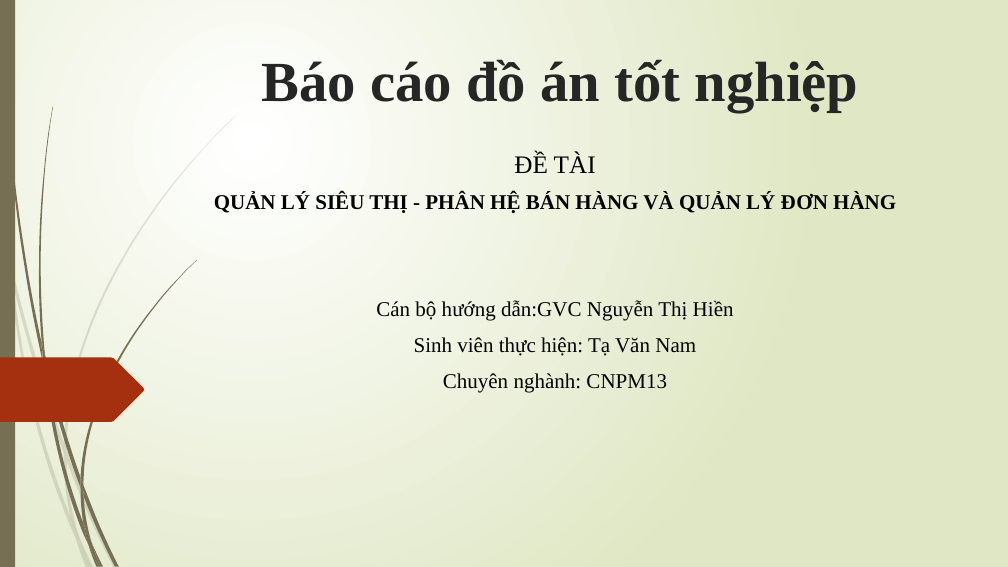
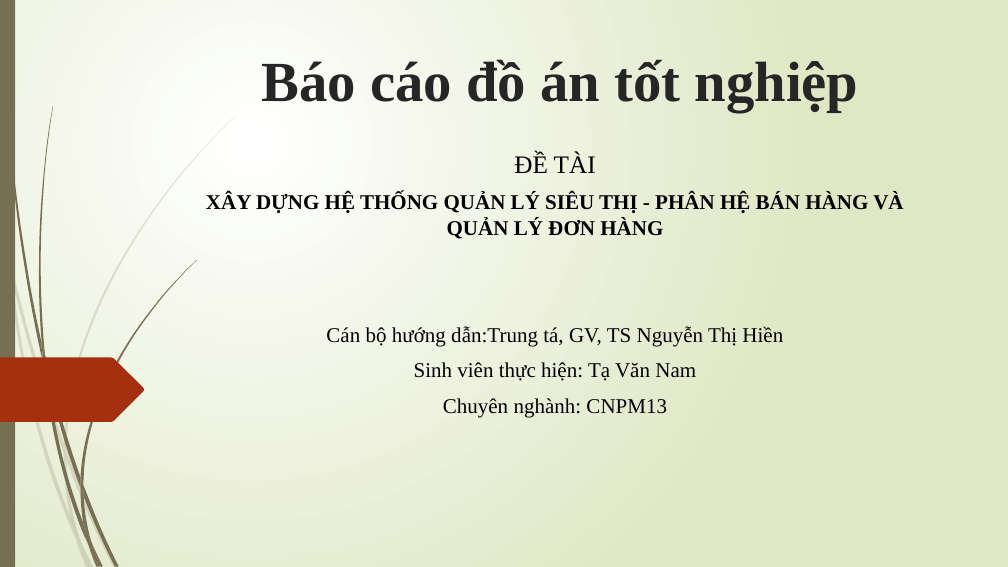
Before and after one commit to namtv1996/QuanLySieuThi, a slide deck: slide 1 of BAO CAO/SLIDE Báo cáo đồ án tốt nghiệp.pptx. Drawn at 1008x567 pixels with LibreOffice and Linux fonts; fonts in the diff are those of the drawing. Boxes give left, top, right and bottom in pixels: in the first picture for what was removed or moved away, otherwise in the second. Text is boxed around its words. In the diff, an @@ line names an element or a change of style, - is before the commit and + after.

```diff
--- a/BAO CAO/SLIDE Báo cáo đồ án tốt nghiệp.pptx
+++ b/BAO CAO/SLIDE Báo cáo đồ án tốt nghiệp.pptx
@@ subtitle at (206,193,903,346): text changed @@
-QUẢN LÝ SIÊU THỊ - PHÂN HỆ BÁN HÀNG VÀ QUẢN LÝ ĐƠN HÀNG
-Cán bộ hướng dẫn:GVC Nguyễn Thị Hiền
+XÂY DỰNG HỆ THỐNG QUẢN LÝ SIÊU THỊ - PHÂN HỆ BÁN HÀNG VÀ QUẢN LÝ ĐƠN HÀNG
+Cán bộ hướng dẫn:Trung tá, GV, TS Nguyễn Thị Hiền
```
Also in this commit, not shown: 8 other slides changed, 1 slide added, 2 slides removed.
